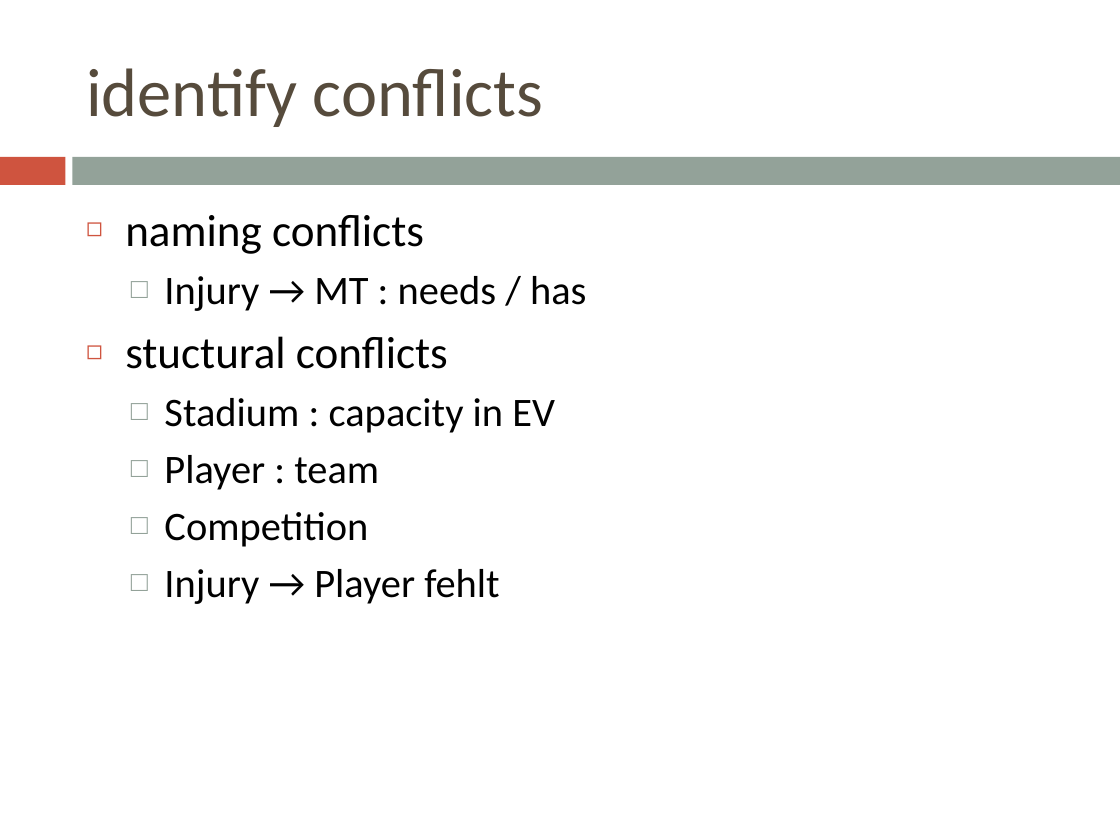
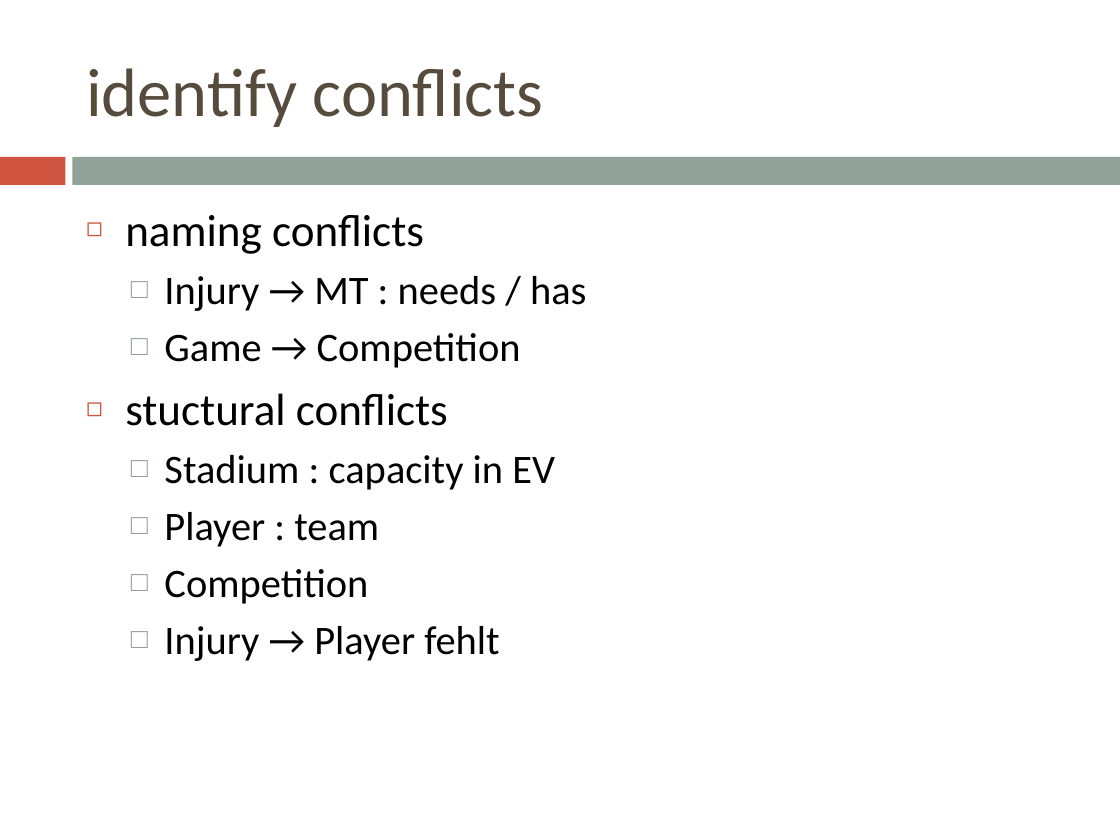
Before and after one commit to bugxd/DBTech, a slide deck: slide 3 of Assignment_4.pptx. Drawn at 1120x840 pixels with LibreOffice and Linux fonts; fonts in the diff are those of the drawing. Boxes give left, top, right and bottom in pixels: in the first picture for what was removed or moved away, otherwise in the second. Text is boxed around its words. In the diff, an @@ line names an element or a change of style, - is before the commit and + after.

```diff
--- a/Assignment_4.pptx
+++ b/Assignment_4.pptx
@@ text at (164, 333, 521, 368): paragraph added @@
+  □ Game → Competition
```
Also in this commit, not shown: 2 other slides changed.
